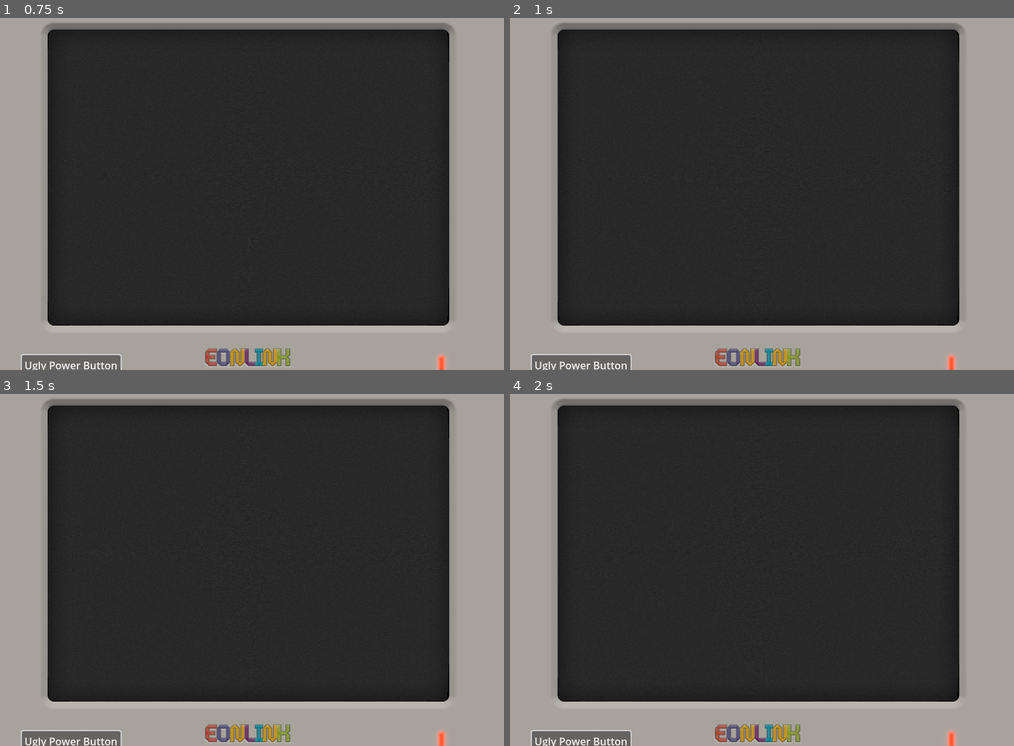
Above: before the commit, frames 1-4 (two rows, left to right).
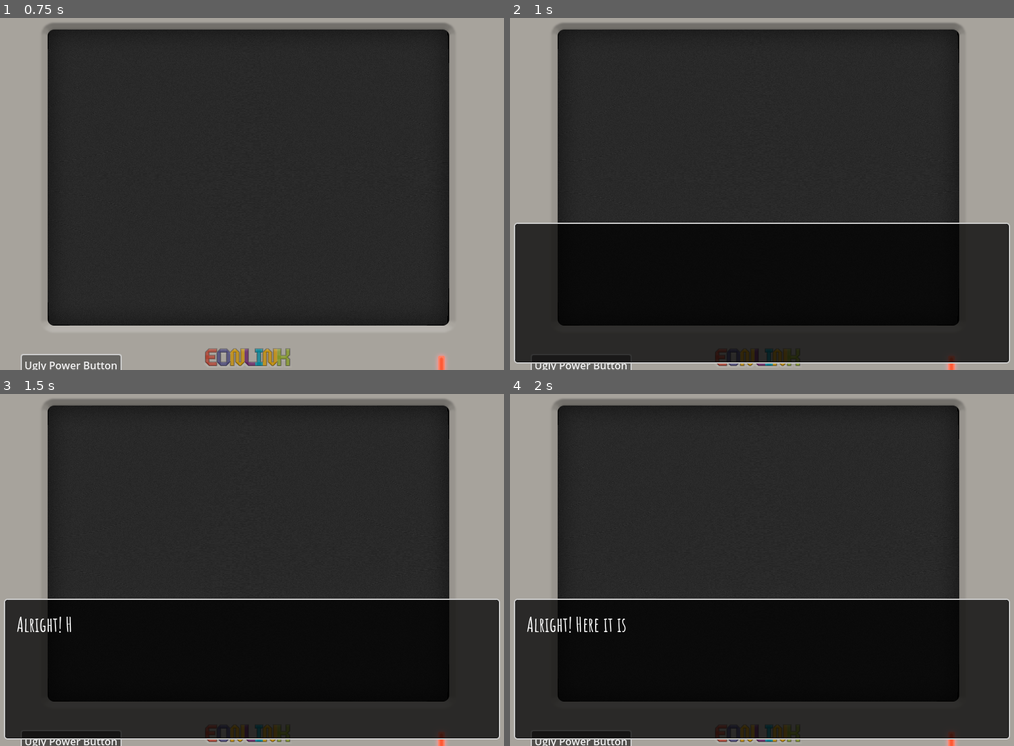
Above: after the commit, the same moments.

Repository: the-archbishop/temporal_ties
Game: Godot game, scene res://Assets/Scenes/intro.tscn
Two runs of this game, one before a commit and one after it. Both use one fixed random seed, a clock stepped at 60 frames per second and the inputs below.
Inputs:
- Up to frame 1 (0.75 s): click "Ugly Power Button" at 0.5 s
- Up to frame 2 (1 s): no input
- Up to frame 3 (1.5 s): click "Ugly Power Button" at 1.25 s
- Up to frame 4 (2 s): no input

Frame 1 is identical in both runs. In frame 2, 37% of the frame differs, in the area x 0-100%, y 58-99%; in frame 3, 37%; in frame 4, 37%.

Commit message:
intro scene with dialog working

Diff:
--- a/Assets/Scenes/Inner_Dialog_Box.gd
+++ /dev/null
@@ -1,42 +0,0 @@
-extends CanvasLayer
-
-const CHAR_READ_RATE = 0.05
-
-@onready var continue_symbol = $TextboxContainer/MarginContainer/Continue
-@onready var textbox_container = $TextboxContainer
-@onready var dialog = $TextboxContainer/MarginContainer/HBoxContainer/Dialog
-
-var end_of_dialog = false
-
-func _ready():
-	add_text("Alright, here it is – my very own computer!")
-
-
-func hide_textbox():
-	textbox_container.visible = false
-	dialog.text = ""
-
-
-func show_textbox():
-	textbox_container.visible = true
-
-
-func add_text(next_text):
-	continue_symbol.visible = false
-	show_textbox()
-	dialog.text = next_text
-	var tween = create_tween()
-	tween.tween_property(dialog, "visible_ratio", 1.0, len(next_text) * CHAR_READ_RATE)
-	tween.connect("finished", on_tween_finished)
-
-
-func on_tween_finished():
-	while true:
-		_on_blink_timer_timeout()
-		await get_tree().create_timer(2.0).timeout
-
-
-
-func _on_blink_timer_timeout():
-	# Toggle the visibility of the current node
-	continue_symbol.visible = !continue_symbol.visible
--- a/Assets/Scenes/inner_dialog_box.tscn
+++ b/Assets/Scenes/inner_dialog_box.tscn
@@ -1,6 +1,6 @@
 [gd_scene load_steps=4 format=3 uid="uid://dh8q8v8jukdsq"]
 
-[ext_resource type="Script" path="res://Assets/Scenes/Inner_Dialog_Box.gd" id="1_xv6nv"]
+[ext_resource type="Script" path="res://Assets/Scripts/Inner_Dialog_Box.gd" id="1_xv6nv"]
 [ext_resource type="FontFile" uid="uid://hhsgalgbgosn" path="res://Assets/Fonts/AmaticSC-Bold.ttf" id="2_ox6pb"]
 
 [sub_resource type="StyleBoxFlat" id="StyleBoxFlat_r6d0n"]
@@ -27,7 +27,7 @@
 grow_vertical = 0
 theme_override_constants/margin_left = 15
 theme_override_constants/margin_right = 15
-theme_override_constants/margin_bottom = 15
+theme_override_constants/margin_bottom = 10
 
 [node name="Panel" type="Panel" parent="TextboxContainer"]
 layout_mode = 2
--- /dev/null
+++ b/Assets/Scripts/Inner_Dialog_Box.gd
@@ -0,0 +1,89 @@
+extends CanvasLayer
+
+@onready var continue_symbol = $TextboxContainer/MarginContainer/Continue
+@onready var textbox_container = $TextboxContainer
+@onready var dialog = $TextboxContainer/MarginContainer/HBoxContainer/Dialog
+
+enum State {
+	READY,
+	READING,
+	FINISHED
+}
+
+var current_state = State.READY
+var text_queue = []
+
+var tween
+
+
+func _ready():
+	print("Starting state: State.READY")
+
+
+func _process(_delta):
+	match current_state:
+		State.READY:
+			if !text_queue.is_empty():
+				display_text()
+		State.READING:
+			if Input.is_action_just_pressed("ui_accept"):
+				tween.kill()
+				dialog.visible_ratio = 1.0
+				on_tween_finished()
+		State.FINISHED:
+			if Input.is_action_just_pressed("ui_accept"):
+				change_state(State.READY)
+				hide_textbox()
+
+
+func queue_text(next_text):
+	text_queue.push_back(next_text)
+
+
+func hide_textbox():
+	textbox_container.visible = false
+	dialog.text = ""
+
+
+func show_textbox():
+	textbox_container.visible = true
+
+
+func display_text():
+	# Abort previous animation
+	if tween:
+		dialog.visible_ratio = 0.0
+		tween.kill()  # Abort previous animation
+
+	# Get next dialog and display it
+	var next_text = text_queue.pop_front()
+	change_state(State.READING)
+	continue_symbol.visible = false
+	show_textbox()
+	dialog.text = next_text
+	tween = create_tween()
+	tween.tween_property(dialog, "visible_ratio", 1.0, len(next_text) * 0.05)
+	tween.connect("finished", on_tween_finished)
+
+
+func on_tween_finished():
+	change_state(State.FINISHED)
+	while true:
+		_on_blink_timer_timeout()
+		await get_tree().create_timer(2.0).timeout
+
+
+func _on_blink_timer_timeout():
+	# Toggle the visibility of the current node
+	continue_symbol.visible = !continue_symbol.visible
+
+
+func change_state(next_state):
+	current_state = next_state
+	match current_state:
+		State.READY:
+			print("Changing state to: State.READY")
+		State.READING:
+			print("Changing state to: State.READING")
+		State.FINISHED:
+			print("Changing state to: State.FINISHED")
--- a/Assets/Scripts/Intro.gd
+++ b/Assets/Scripts/Intro.gd
@@ -1,5 +1,6 @@
 extends Control
 
+const INNER_DIALOG_BOX = preload("res://Assets/Scenes/inner_dialog_box.tscn")
 
 @onready var computer_screen_off = $ComputerScreen_Off
 @onready var power_light_on = $ComputerLightOn
@@ -8,9 +9,16 @@
 
 
 func _ready():
-	computer_screen_off.visible == true
-	power_light_off.visible == true
+	computer_screen_off.visible = true
+	power_light_off.visible = true
 
+	await get_tree().create_timer(1.0).timeout
+	var dialog_box  = INNER_DIALOG_BOX.instantiate()
+	get_parent().add_child(dialog_box)
+	dialog_box.queue_text("Alright! Here it is - my very own computer!")
+	dialog_box.queue_text("Well, sort of... The boss finally let me to take one home. I really can't believe I have a computer sitting right here on my kitchen table! It's like stepping into the future.")
+	dialog_box.queue_text("Okay, deep breath. Let's fire this baby up!")
+	dialog_box.display_text()
 
 func _on_button_pressed():
 	# Toggle screen and power light on
